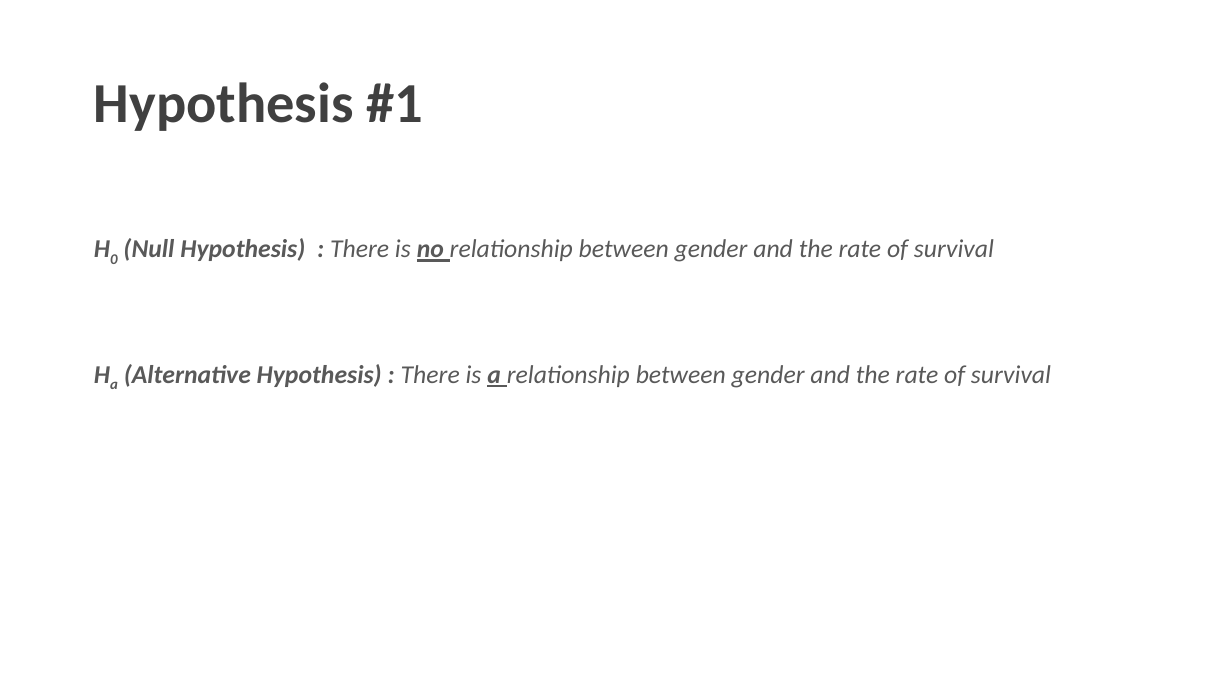
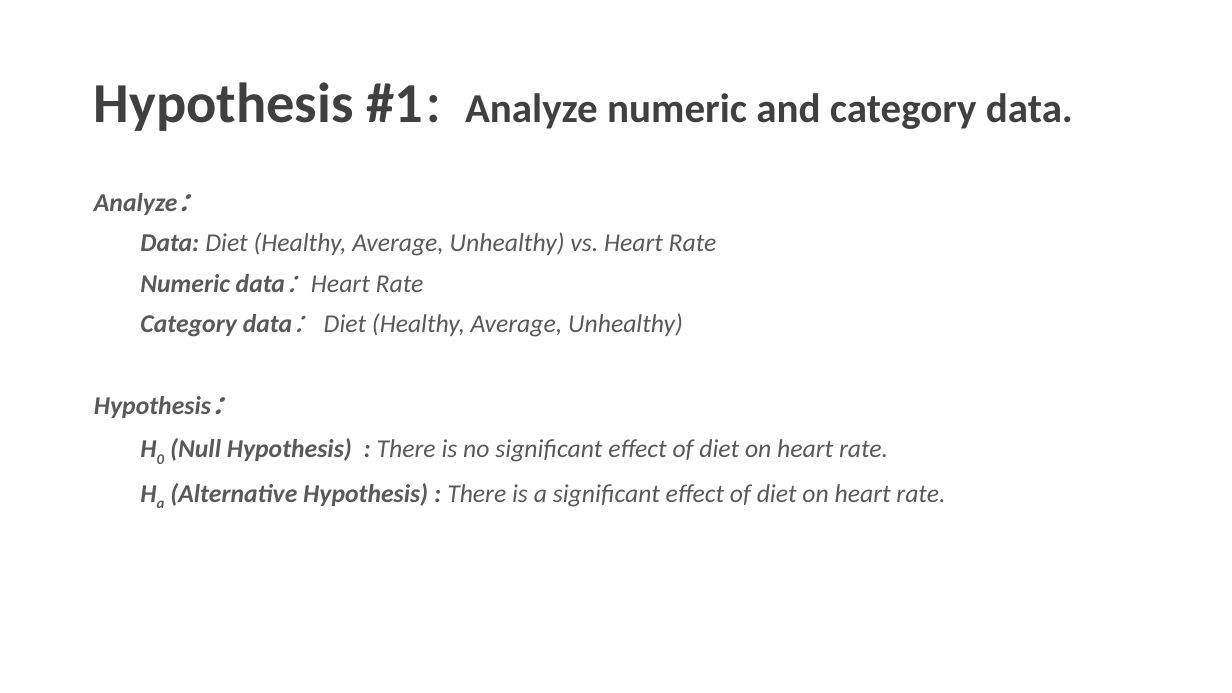
Before and after one commit to charlesyifanli/python_and_data, a slide deck: slide 12 of mini_project/SCSE 24 Mini-project presentation (Group No. ##).pptx (slide 11 before the commit). Drawn at 1232x693 pixels with LibreOffice and Linux fonts; fonts in the diff are those of the drawing; background and template pictures are left out. Boxes give left, top, right and bottom in pixels: in the first picture for what was removed or moved away, otherwise in the second. Text is boxed around its words. In the diff, an @@ line names an element or a change of style, - is before the commit and + after.

```diff
--- a/mini_project/SCSE 24 Mini-project presentation (Group No. ##).pptx
+++ b/mini_project/SCSE 24 Mini-project presentation (Group No. ##).pptx
@@ title at [94,82,1073,131]: text changed; size 44 to 32 pt @@
-Hypothesis #1
+Hypothesis #1：Analyze numeric and category data.
@@ text at [94,193,945,507]: text changed @@
-H0 (Null Hypothesis) : There is no relationship between gender and the rate of survival
-Ha (Alternative Hypothesis) : There is a relationship between gender and the rate of survival
+Analyze：
+Data: Diet (Healthy, Average, Unhealthy) vs. Heart Rate
+Numeric data：Heart Rate
+Category data： Diet (Healthy, Average, Unhealthy)
+Hypothesis：
+H0 (Null Hypothesis) : There is no significant effect of diet on heart rate.
+Ha (Alternative Hypothesis) : There is a significant effect of diet on heart rate.
```
Also in this commit, not shown: 3 other slides changed, 12 slides added, 5 slides removed, 2 other files.
